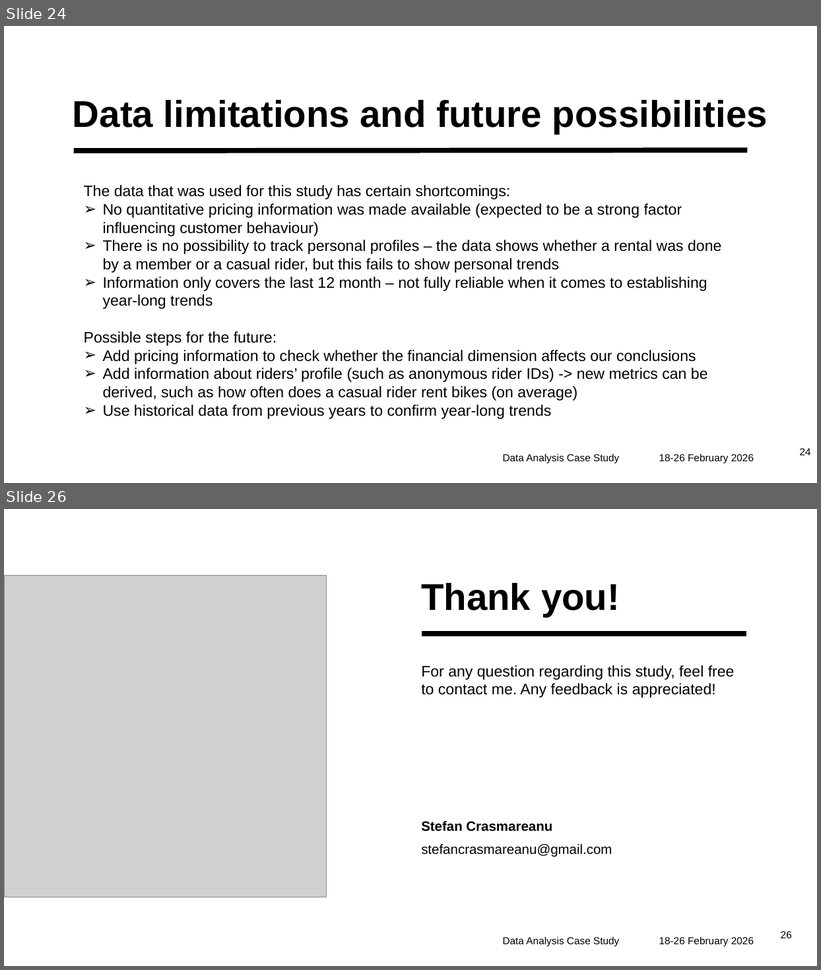
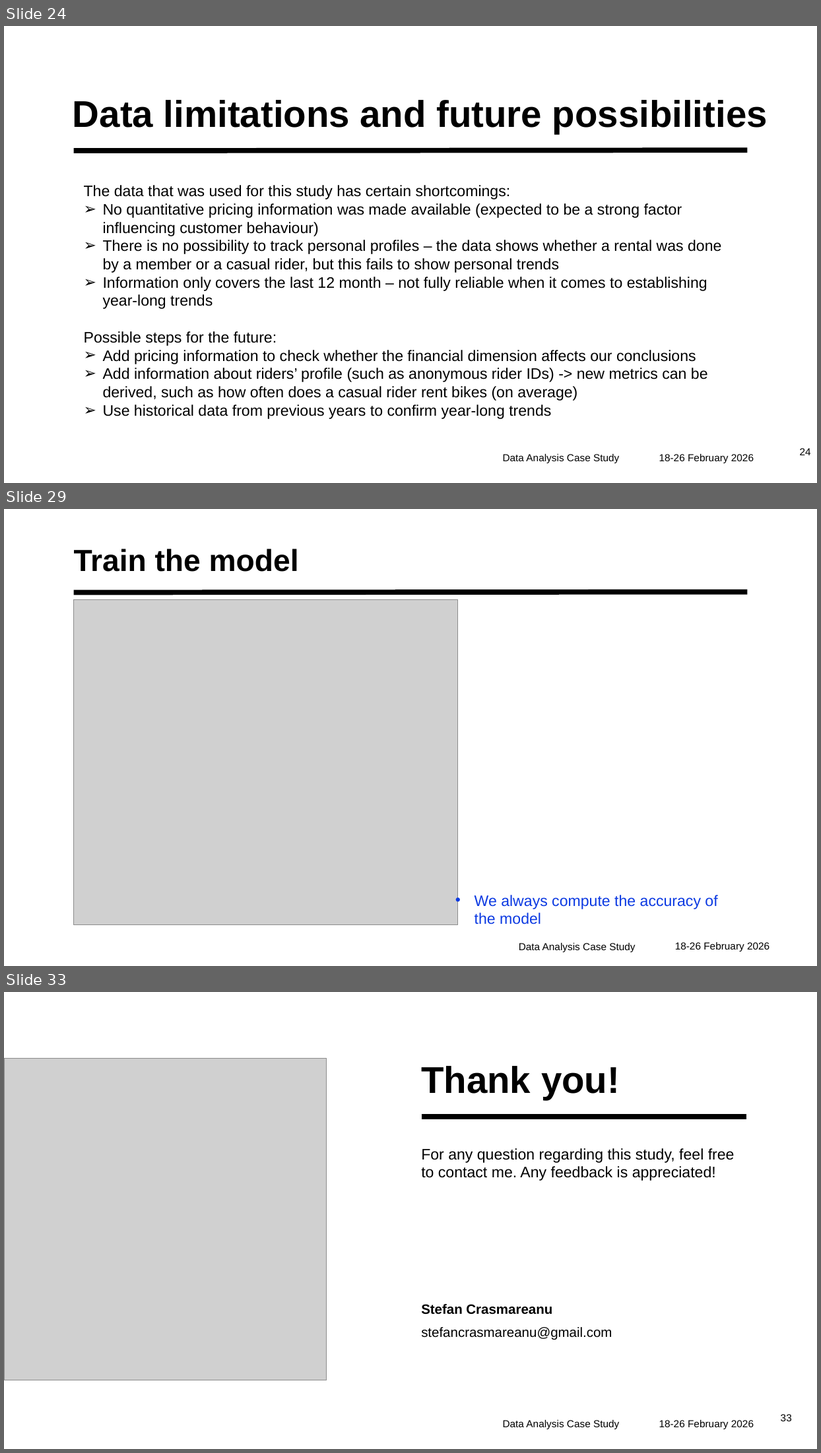
Before and after one commit to stefancrasmareanu-a11y/Case_study_bike_sharing_company, a slide deck: CaseStudy_Data_analysis_for_bike_sharing_company.pptx. Shown one above the other, each under a label of ours: slides 24 and 26 before the commit, slides 24, 29 and 33 after it; the slides between them are not shown. The pictures are 821x970 and 821x1453 pixels, drawn with LibreOffice and Linux fonts; fonts in the diff are those of the drawing; grey boxes stand for pictures. Boxes give left, top, right and bottom in pixels: in the first picture for what was removed or moved away, otherwise in the second. Text is boxed around its words. In the diff, an @@ line names an element or a change of style, - is before the commit and + after.

```diff
--- a/CaseStudy_Data_analysis_for_bike_sharing_company.pptx
+++ b/CaseStudy_Data_analysis_for_bike_sharing_company.pptx
@@ slide 29 added at bbox=[4, 509, 817, 966], background #FFFFFF @@
@@ title added at bbox=[74, 549, 299, 572], 36 pt, text #000000, bold @@
+Train the model
@@ line added from (73, 593) to (748, 592), #000000 6 pt @@
@@ picture added at bbox=[73, 599, 458, 925] @@
@@ text added at bbox=[475, 895, 717, 925], 18 pt, text #0C3AE2 @@
+• We always compute the accuracy of the model
@@ text added at bbox=[519, 943, 635, 953], 12 pt, text #000000 @@
+Data Analysis Case Study
@@ text added at bbox=[675, 943, 770, 953], 12 pt, text #000000 @@
+18-26 February 2026
@@ what was slide 26 is now slide 33 @@
@@ page number at bbox=[781, 1414, 792, 1422]: text changed @@
-26
+33
```
Also in this commit, not shown: 2 slides changed, 6 other slides added.
